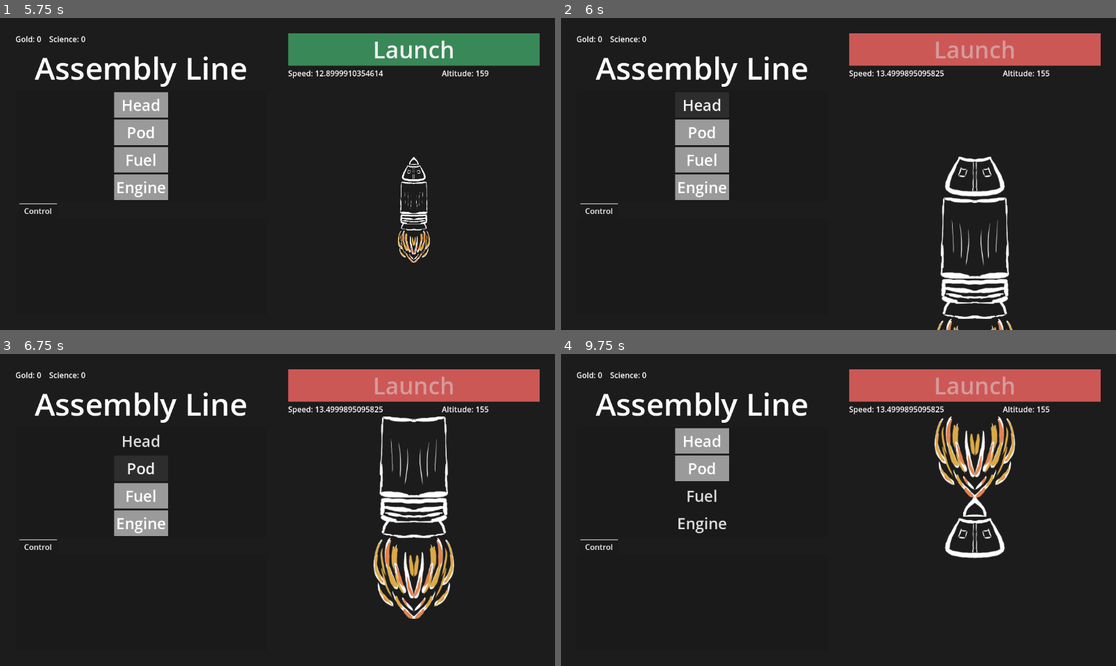
Above: before the commit, frames 1-4 (two rows, left to right).
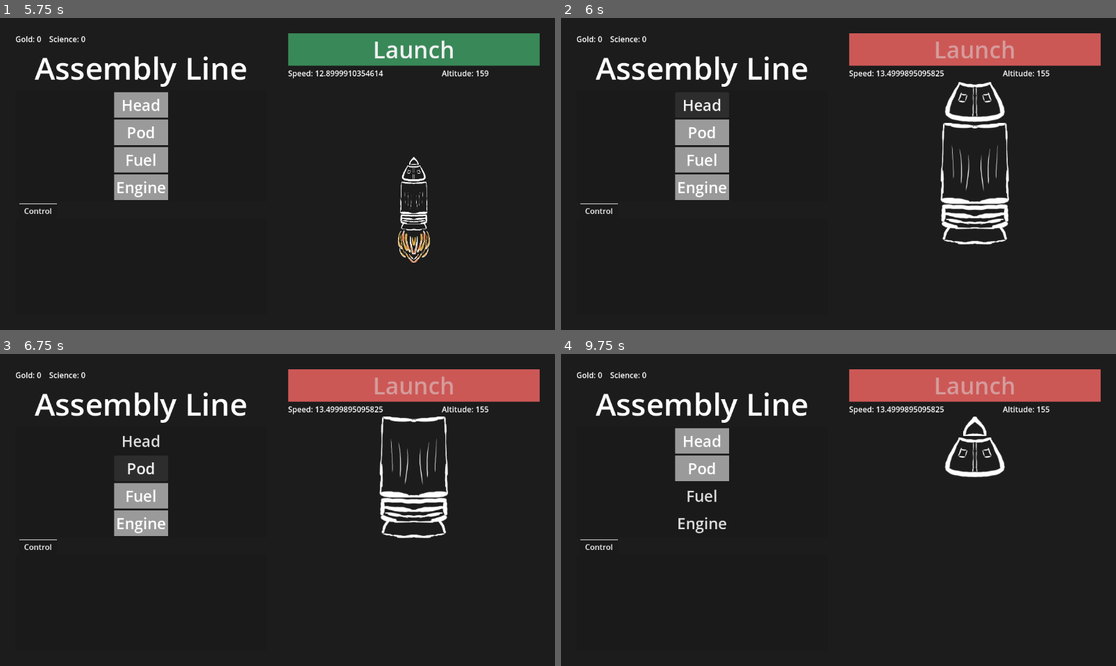
Above: after the commit, the same moments.

Repository: 100-Devs-1-Game/CosmoVenture
Game: Godot game, scene res://main.tscn
Same seed, same stepped clock (60 frames per second), same inputs: the game is played once before the commit and once after it.
Inputs:
- Up to frame 1 (5.75 s): click "New Game" at 0.5 s; click "Head" at 1.25 s; click "Pod" at 2 s; click "Fuel" at 2.75 s; click "Engine" at 3.5 s; click "Launch" at 4.25 s; click "Launch" at 5 s
- Up to frame 2 (6 s): click "Head" at 5.75 s
- Up to frame 3 (6.75 s): click "Pod" at 6.5 s
- Up to frame 4 (9.75 s): click "Fuel" at 7.25 s; click "Engine" at 8 s; click "Head" at 8.75 s; click "Pod" at 9.5 s

Frame 1 is identical in both runs. In frame 2, 3.7% of the frame differs, in the area x 67-82%, y 20-100%; in frame 3, 1.7%; in frame 4, 2.6%.

Commit message:
Some type system.

Diff:
--- a/src/game/assembly_line.gd
+++ b/src/game/assembly_line.gd
@@ -42,9 +42,12 @@
 
 func assemble_craft() -> void:
 	is_sim = false
+	craft_at_y = 0
+	data.rocket.remove_part(GlobalInfo.RocketPartType.BurnThrusterMk1)
 	queue_redraw()
 
 
 func launch() -> void:
+	data.rocket.add_part(GlobalInfo.RocketPartType.BurnThrusterMk1)
 	is_sim = true
 	craft_at_y = 200
--- a/src/game/game.gd
+++ b/src/game/game.gd
@@ -1,7 +1,6 @@
 class_name Game extends Control
 
-@onready var parts_scene: SpaceCraftParts = preload("res://game/parts/space_craft_parts.tscn").instantiate()
-
+@onready var parts_scene: SpaceCraftParts = %SpaceCraftParts
 @export var data: GameData
 
 var is_launch_ready := false
@@ -51,6 +50,5 @@
 
 
 func _on_launch_button_pressed() -> void:
-	data.rocket.add_part(GlobalInfo.RocketPartType.BurnThrusterMk1)
 	var assembly_line: AssemblyLine = get_node("%AssemblyLine")
 	assembly_line.launch()
--- a/src/game/game.tscn
+++ b/src/game/game.tscn
@@ -213,15 +213,9 @@
 size_flags_vertical = 3
 script = ExtResource("2_h7iqs")
 
-[node name="SpaceCraftParts" parent="." node_paths=PackedStringArray("parts_by_type") instance=ExtResource("3_h7iqs")]
+[node name="SpaceCraftParts" parent="." instance=ExtResource("3_h7iqs")]
+unique_name_in_owner = true
 visible = false
-parts_by_type = {
-0: NodePath("NoseMk1"),
-1: NodePath("PodMk1"),
-2: NodePath("FuelMk1"),
-3: NodePath("ThrusterMk1"),
-4: NodePath("BurnThrusterMk1")
-}
 
 [connection signal="pressed" from="MarginContainer/HSplitContainer/MissionControl/MarginContainer/VBoxContainer/MarginContainer/GridContainer/HeadCheckButton" to="." method="_on_pod_check_button_pressed"]
 [connection signal="toggled" from="MarginContainer/HSplitContainer/MissionControl/MarginContainer/VBoxContainer/MarginContainer/GridContainer/HeadCheckButton" to="." method="_on_head_check_button_toggled"]
--- /dev/null
+++ b/src/game/parts/RocketNose.gd
@@ -0,0 +1 @@
+class_name RocketNose extends RocketPart
--- a/src/game/parts/info.gd
+++ b/src/game/parts/info.gd
@@ -1,8 +1,11 @@
 class_name GlobalInfo extends Node
 ## Contains info about all the rocket parts.
 
+
 # All enums have explicit numbering to prevent breaking things in the future.
 # ALWAYS set the numbering when new values are added.
+
+
 enum RocketPartType {
 	NoseMk1 = 0,
 	PodMk1 = 1,
@@ -10,3 +13,19 @@
 	ThrusterMk1 = 3,
 	BurnThrusterMk1 = 4,
 }
+
+
+## Slot where a part fits in.
+enum RocketSlot {
+	Nose = 0,      # Reduces air resistence
+	Pod = 1,       # Payload
+	Body = 2,      # Fuel
+	Thruster = 3,  # Engine
+}
+
+func rocket_slot_for_type(type: RocketPartType) -> RocketSlot:
+	match type:
+		RocketPartType.NoseMk1: return RocketSlot.Nose
+		RocketPartType.PodMk1: return RocketSlot.Pod
+		# TODO: Add more
+		_: return RocketSlot.Body
--- /dev/null
+++ b/src/game/parts/rocket_fuel.gd
@@ -0,0 +1,4 @@
+class_name RocketFuel extends RocketPart
+
+@export var max_fuel_kg: float
+@export var remaining_fuel_kg: float
--- a/src/game/parts/rocket_part.gd
+++ b/src/game/parts/rocket_part.gd
@@ -2,7 +2,11 @@
 
 
 @export var type: GlobalInfo.RocketPartType
+@export var massKg: int
 
 func draw_part(canvas: CanvasItem, pos: Vector2, pscale: float) -> void:
 	var size = get_rect().size
-	canvas.draw_texture_rect_region(texture, Rect2(pos.x, pos.y, size.x * pscale, size.y * pscale), region_rect)
+	canvas.draw_texture_rect_region(
+		texture,
+		Rect2(pos.x, pos.y, size.x * pscale, size.y * pscale),
+		region_rect)
--- /dev/null
+++ b/src/game/parts/rocket_thruster.gd
@@ -0,0 +1,4 @@
+class_name RocketThruster extends RocketPart
+
+@export var fuel_burn_rate_kgps: int
+@export var forceN: int
--- a/src/game/parts/space_craft_parts.gd
+++ b/src/game/parts/space_craft_parts.gd
@@ -1,6 +1,13 @@
 class_name SpaceCraftParts extends Node2D
 
-@export var parts_by_type: Dictionary[GlobalInfo.RocketPartType, RocketPart] = {}
+
+@export var parts: Array[RocketPart]
+
+var parts_by_type: Dictionary[GlobalInfo.RocketPartType, RocketPart] = {}
+
+func _ready() -> void:
+	for p in parts:
+		parts_by_type[p.type] = p
 
 func get_part_by_type(type: GlobalInfo.RocketPartType) -> RocketPart:
 	return parts_by_type.get(type)
--- a/src/game/parts/space_craft_parts.tscn
+++ b/src/game/parts/space_craft_parts.tscn
@@ -1,18 +1,14 @@
-[gd_scene load_steps=4 format=3 uid="uid://qbnv5tebsywq"]
+[gd_scene load_steps=6 format=3 uid="uid://qbnv5tebsywq"]
 
 [ext_resource type="Script" uid="uid://2wyl6eg6m4vq" path="res://game/parts/space_craft_parts.gd" id="1_4cdf7"]
 [ext_resource type="Texture2D" uid="uid://b41hw7hoo58hd" path="res://assets/First_Cosmo_Rocket.png" id="1_370wy"]
 [ext_resource type="Script" uid="uid://vydxb4j3h5bx" path="res://game/parts/rocket_part.gd" id="3_dky0s"]
+[ext_resource type="Script" uid="uid://c5lh7ypvfn4hk" path="res://game/parts/rocket_fuel.gd" id="4_eu78e"]
+[ext_resource type="Script" uid="uid://bj44600e0iwuv" path="res://game/parts/rocket_thruster.gd" id="5_esoan"]
 
-[node name="SpaceCraftParts" type="Node2D" node_paths=PackedStringArray("parts_by_type")]
+[node name="SpaceCraftParts" type="Node2D" node_paths=PackedStringArray("parts")]
 script = ExtResource("1_4cdf7")
-parts_by_type = {
-0: NodePath("NoseMk1"),
-1: NodePath("PodMk1"),
-2: NodePath("FuelMk1"),
-3: NodePath("ThrusterMk1"),
-4: NodePath("BurnThrusterMk1")
-}
+parts = [NodePath("NoseMk1"), NodePath("PodMk1"), NodePath("FuelMk1"), NodePath("ThrusterMk1"), NodePath("BurnThrusterMk1")]
 
 [node name="NoseMk1" type="Sprite2D" parent="."]
 visible = false
@@ -20,6 +16,7 @@
 region_enabled = true
 region_rect = Rect2(912, 64, 96, 80)
 script = ExtResource("3_dky0s")
+massKg = 10
 metadata/_custom_type_script = "uid://vydxb4j3h5bx"
 
 [node name="PodMk1" type="Sprite2D" parent="."]
@@ -29,6 +26,7 @@
 region_rect = Rect2(832, 168, 256, 176)
 script = ExtResource("3_dky0s")
 type = 1
+massKg = 50
 metadata/_custom_type_script = "uid://vydxb4j3h5bx"
 
 [node name="FuelMk1" type="Sprite2D" parent="."]
@@ -36,18 +34,24 @@
 texture = ExtResource("1_370wy")
 region_enabled = true
 region_rect = Rect2(816, 416, 288, 336)
-script = ExtResource("3_dky0s")
+script = ExtResource("4_eu78e")
+max_fuel_kg = 1000.0
+remaining_fuel_kg = 1000.0
 type = 2
-metadata/_custom_type_script = "uid://vydxb4j3h5bx"
+massKg = 10
+metadata/_custom_type_script = "uid://c5lh7ypvfn4hk"
 
 [node name="ThrusterMk1" type="Sprite2D" parent="."]
 visible = false
 texture = ExtResource("1_370wy")
 region_enabled = true
 region_rect = Rect2(816, 792, 288, 168)
-script = ExtResource("3_dky0s")
+script = ExtResource("5_esoan")
+fuel_burn_rate_kgps = 10
+forceN = 1000
 type = 3
-metadata/_custom_type_script = "uid://vydxb4j3h5bx"
+massKg = 100
+metadata/_custom_type_script = "uid://bj44600e0iwuv"
 
 [node name="BurnThrusterMk1" type="Sprite2D" parent="."]
 visible = false
@@ -55,4 +59,5 @@
 region_enabled = true
 region_rect = Rect2(792, 1024, 336, 336)
 script = ExtResource("3_dky0s")
+type = 4
 metadata/_custom_type_script = "uid://vydxb4j3h5bx"
Not shown, added: src/game/parts/RocketNose.gd.uid
Not shown, added: src/game/parts/rocket_fuel.gd.uid
Not shown, added: src/game/parts/rocket_thruster.gd.uid
